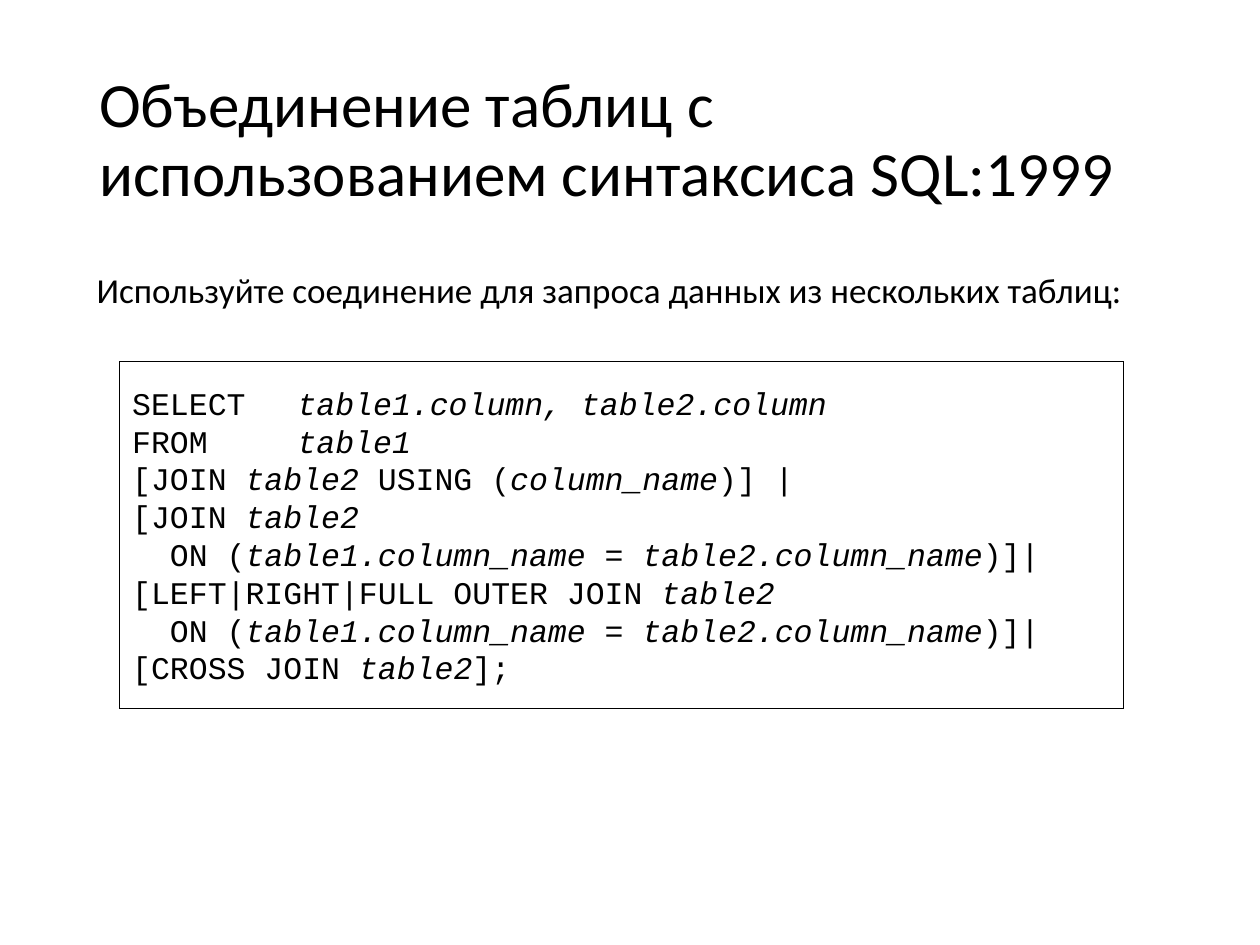
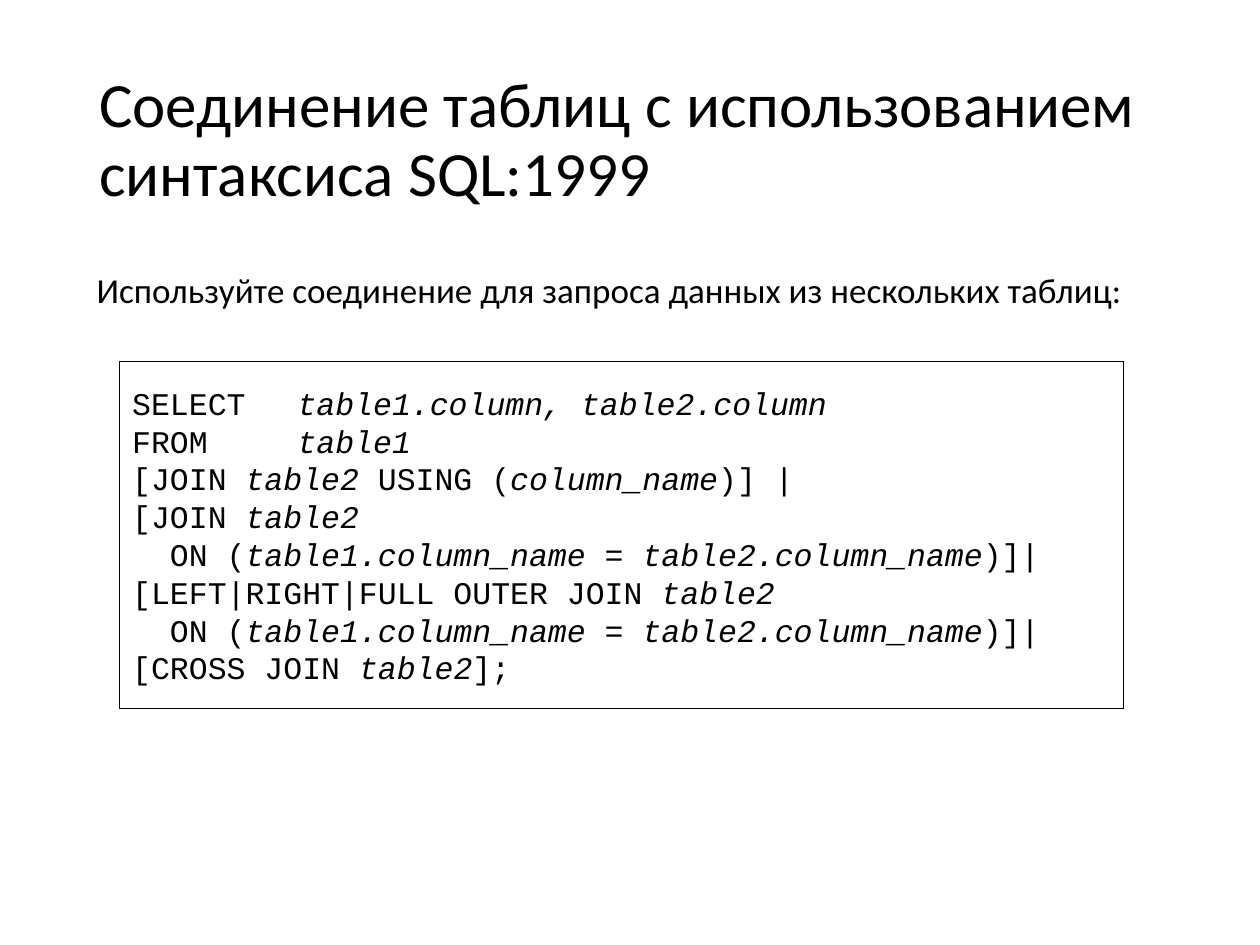
Before and after one commit to andreyzhurlov/ais_postgresql_course_v2, a slide deck: slide 26 of lecture_03/03_SQL_функции_и_соединения.pptx (slide 24 before the commit). Drawn at 1260x945 pixels with LibreOffice and Linux fonts; fonts in the diff are those of the drawing. Boxes give left, top, right and bottom in pixels: in the first picture for what was removed or moved away, otherwise in the second. Text is boxed around its words. In the diff, an @@ line names an element or a change of style, - is before the commit and + after.

Commit message:
fix lecture_03

```diff
--- a/lecture_03/03_SQL_функции_и_соединения.pptx
+++ b/lecture_03/03_SQL_функции_и_соединения.pptx
@@ title at (99, 84, 1134, 205): text changed @@
-Объединение таблиц с использованием синтаксиса SQL:1999
+Соединение таблиц с использованием синтаксиса SQL:1999
```
Also in this commit, not shown: 2 slides added, 4 other files.
